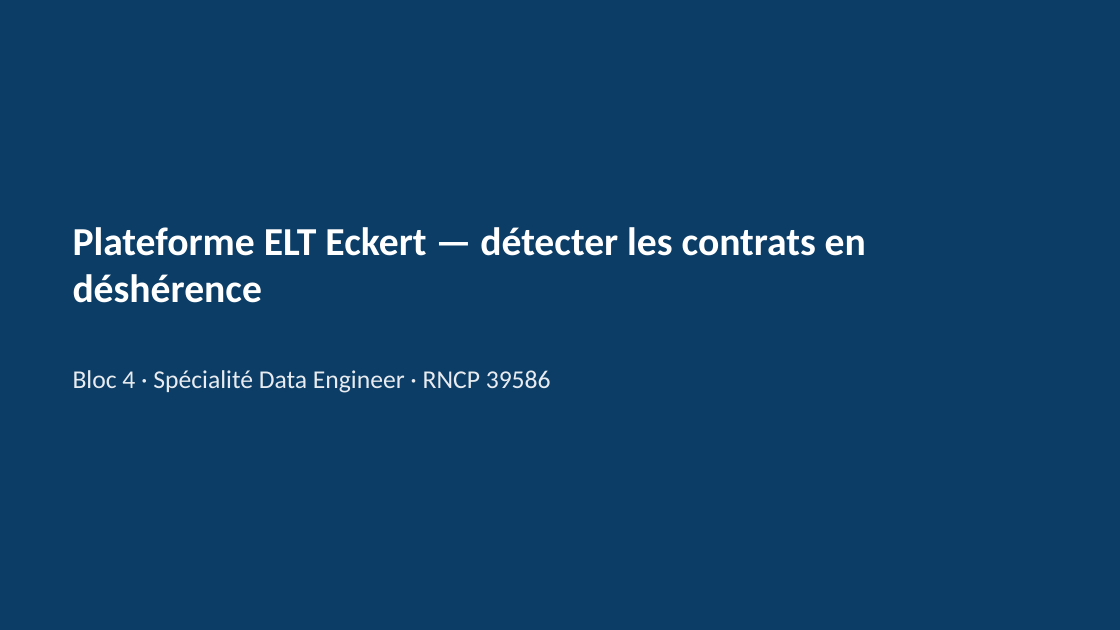
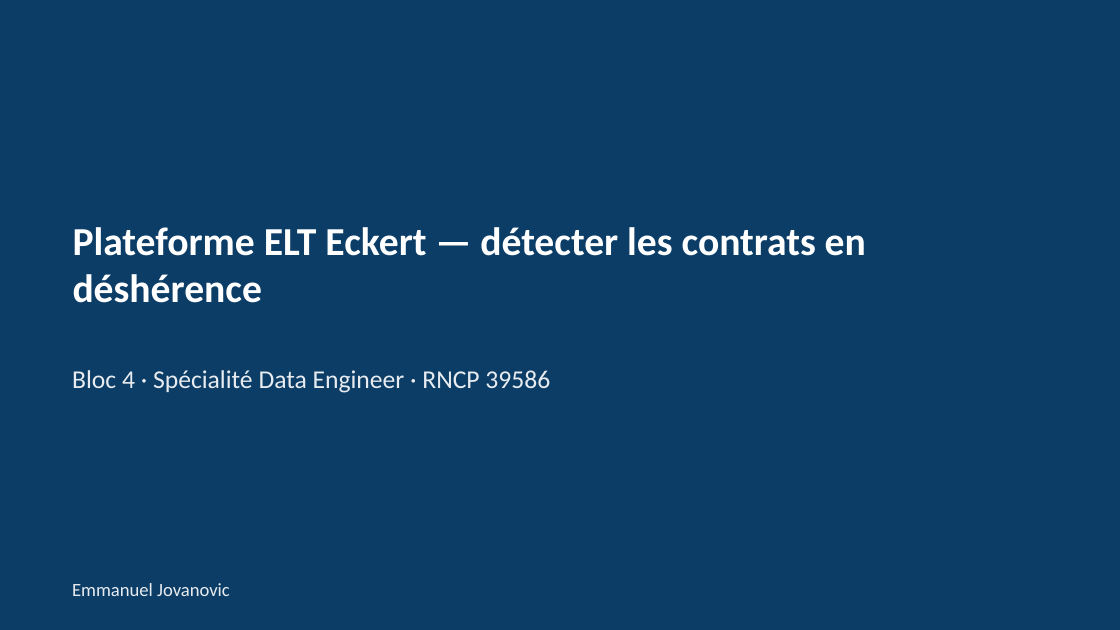
Before and after one commit to ratpiGene/ELT-Eckert, a slide deck: slide 1 of soutenance/support_eckert.pptx. Drawn at 1120x630 pixels with LibreOffice and Linux fonts; fonts in the diff are those of the drawing. Boxes give left, top, right and bottom in pixels: in the first picture for what was removed or moved away, otherwise in the second. Text is boxed around its words. In the diff, an @@ line names an element or a change of style, - is before the commit and + after.

```diff
--- a/soutenance/support_eckert.pptx
+++ b/soutenance/support_eckert.pptx
@@ text at box(72, 583, 230, 596): paragraph added @@
+Emmanuel Jovanovic
```
Also in this commit, not shown: 2 other slides changed, 8 other files.
